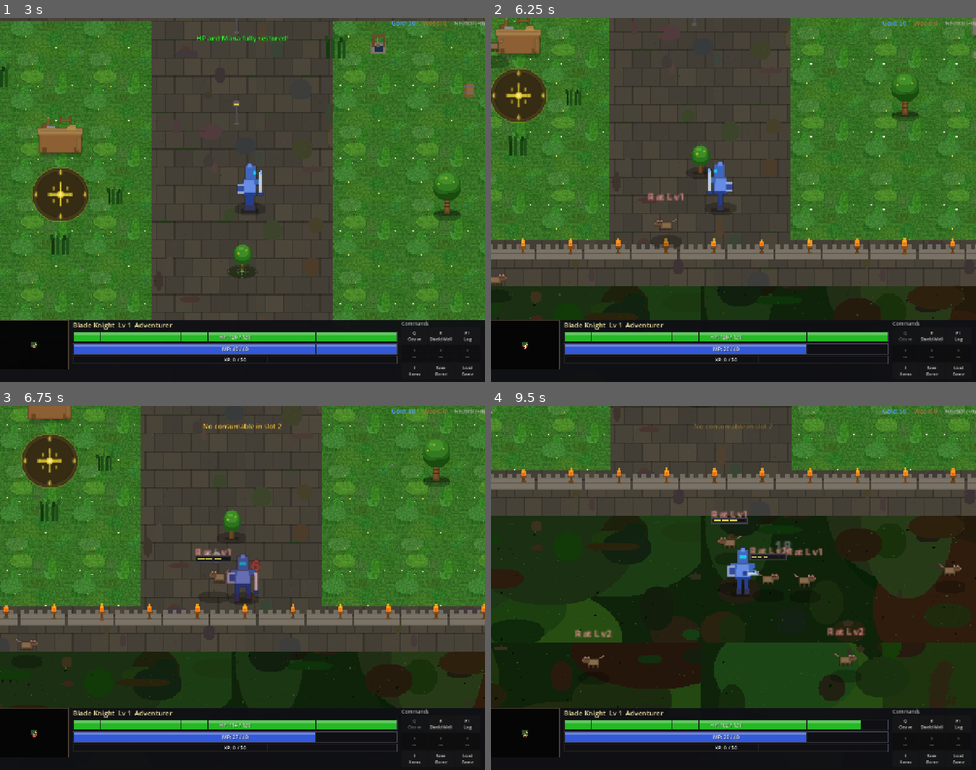
Above: before the commit, frames 1-4 (two rows, left to right).
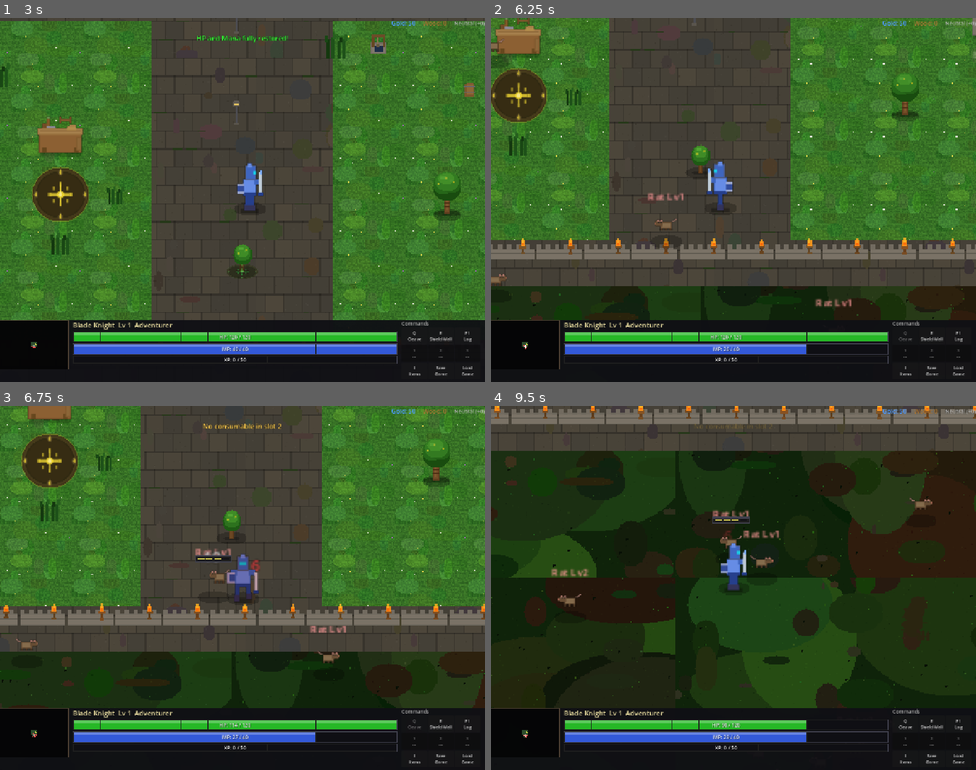
Above: after the commit, the same moments.

Repository: slxny/legends-open-rpg
Game: Godot game, scene res://scenes/main.tscn
The game is run twice, just before and just after one commit, with the same random seed, the same clock (stepped at 60 frames per second) and the same inputs.
Inputs (mouse positions are in pixels of both pictures, inside the frame that each line leads up to):
- Up to frame 1 (3 s): click "SELECT" at 0.5 s; tap Enter at 1.25 s; drag from (33, 352) to (242, 178) at 1.27 s; drag from (451, 378) to (242, 94) at 2.02 s; move the mouse to (247, 309) at 2.77 s; hold D (move_right) from 2.78 s (still down); tap F (interact) at 2.85 s; click (247, 309) at 2.92 s
- Up to frame 2 (6.25 s): release D (move_right) at 3.5 s; drag from (709, 272) to (752, 200) at 3.52 s; drag from (898, 374) to (757, 200) at 4.27 s; click "Q Cleave" at 5 s; drag from (583, 291) to (660, 109) at 5.77 s
- Up to frame 3 (6.75 s): move the mouse to (38, 427) at 6.52 s; hold S (move_down) from 6.53 s (still down); hold Space (attack) from 6.53 s (still down); tap 2 at 6.6 s; click (38, 427) at 6.67 s
- Up to frame 4 (9.5 s): release S (move_down) at 7.25 s; release Space (attack) at 7.25 s; drag from (835, 766) to (733, 609) at 7.27 s; drag from (786, 679) to (733, 588) at 8.02 s; drag from (874, 719) to (733, 588) at 8.77 s

Frame 1 is identical in both runs. In frame 2, 0.1% of the frame differs, in the area x 6-75%, y 77-91%; in frame 3, 0.2%; in frame 4, 44%, in the area x 0-100%, y 0-92%.

Commit message:
Fix rats glitching out and freezing when multiple are in combat
Root cause: when multiple rats enter attack state, separation pushes
from colliding siblings (60 force each) overwhelm the approach force
(max 100), pushing rats past the disengage range (2.5x attack_range).
This causes rapid CHASE<->ATTACK oscillation where rats barely move
and the attack timer (which only ticked in ATTACK) never reaches zero.

Fixes:
- Cap separation push magnitude (70 in attack, 120 otherwise) so
  swarms of enemies don't lock each other in place
- Increase disengage multiplier from 2.5x to 4.0x so separation
  doesn't knock enemies out of attack state
- Soften back-away force in attack state (0.5 -> 0.3) to reduce
  outward drift when clustered
- Tick attack timer at half rate during CHASE when target exists,
  so enemies briefly pushed out still build toward their next attack

https://claude.ai/code/session_01RB2AePYndL1D9uWqcKmGGR

Diff:
--- a/scenes/enemies/enemy.gd
+++ b/scenes/enemies/enemy.gd
@@ -217,7 +217,7 @@
 	_aggro_range_sq = aggro_range * aggro_range
 	_chase_range_sq = chase_range * chase_range
 	_attack_range_sq = stats.attack_range * stats.attack_range
-	var disengage = stats.attack_range * 2.5
+	var disengage = stats.attack_range * 4.0
 	_attack_disengage_sq = disengage * disengage
 	var alert_range = aggro_range * ALERT_RANGE_MULTIPLIER
 	_alert_range_sq = alert_range * alert_range
@@ -427,12 +427,16 @@
 		sprite.flip_h = false
 	move_and_slide()
 
-func _get_separation_push() -> Vector2:
+func _get_separation_push(in_attack: bool = false) -> Vector2:
 	var push = Vector2.ZERO
 	for slide_idx in range(get_slide_collision_count()):
 		var col = get_slide_collision(slide_idx)
 		if col and col.get_collider() and col.get_collider().is_in_group("enemies"):
 			push -= col.get_normal() * 60.0
+	# Cap total separation so swarms don't lock up — softer cap during attack
+	var max_push = 70.0 if in_attack else 120.0
+	if push.length_squared() > max_push * max_push:
+		push = push.normalized() * max_push
 	return push
 
 func _process_chase(delta: float) -> void:
@@ -451,6 +455,11 @@
 	if dist_sq_to_target <= _attack_range_sq:
 		current_state = State.ATTACK
 		return
+
+	# Keep attack timer ticking while chasing so enemies pushed out of attack
+	# range by sibling separation don't lose all their attack progress
+	if _attack_timer > 0.0:
+		_attack_timer -= delta * 0.5  # Tick at half rate while closing in
 
 	var dir = (target.global_position - global_position).normalized()
 	velocity = dir * stats.move_speed + _get_separation_push()
@@ -479,14 +488,14 @@
 		sprite.flip_h = false
 
 	# Keep enemies spread apart and maintain comfortable combat distance
-	var push = _get_separation_push()
+	var push = _get_separation_push(true)
 	var dist = to_target.length()
 	var ideal_dist = stats.attack_range * 0.7
 	if dist > 0.1:
 		var dir_from_target = -to_target.normalized()
 		if dist < ideal_dist:
 			# Too close — back away
-			push += dir_from_target * stats.move_speed * 0.5
+			push += dir_from_target * stats.move_speed * 0.3
 		elif dist > ideal_dist + 3.0:
 			# Drifting past ideal — close in to maintain melee contact
 			# Urgency scales with distance so enemies track moving targets
